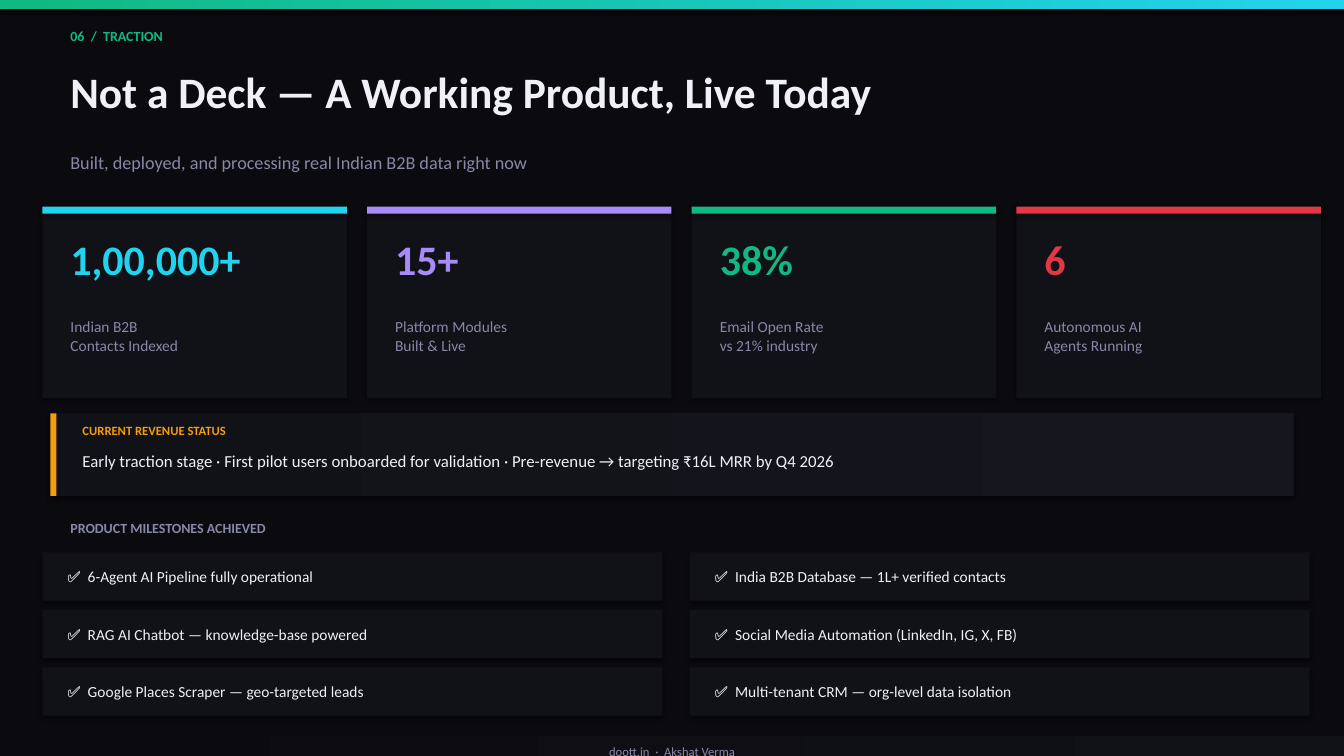
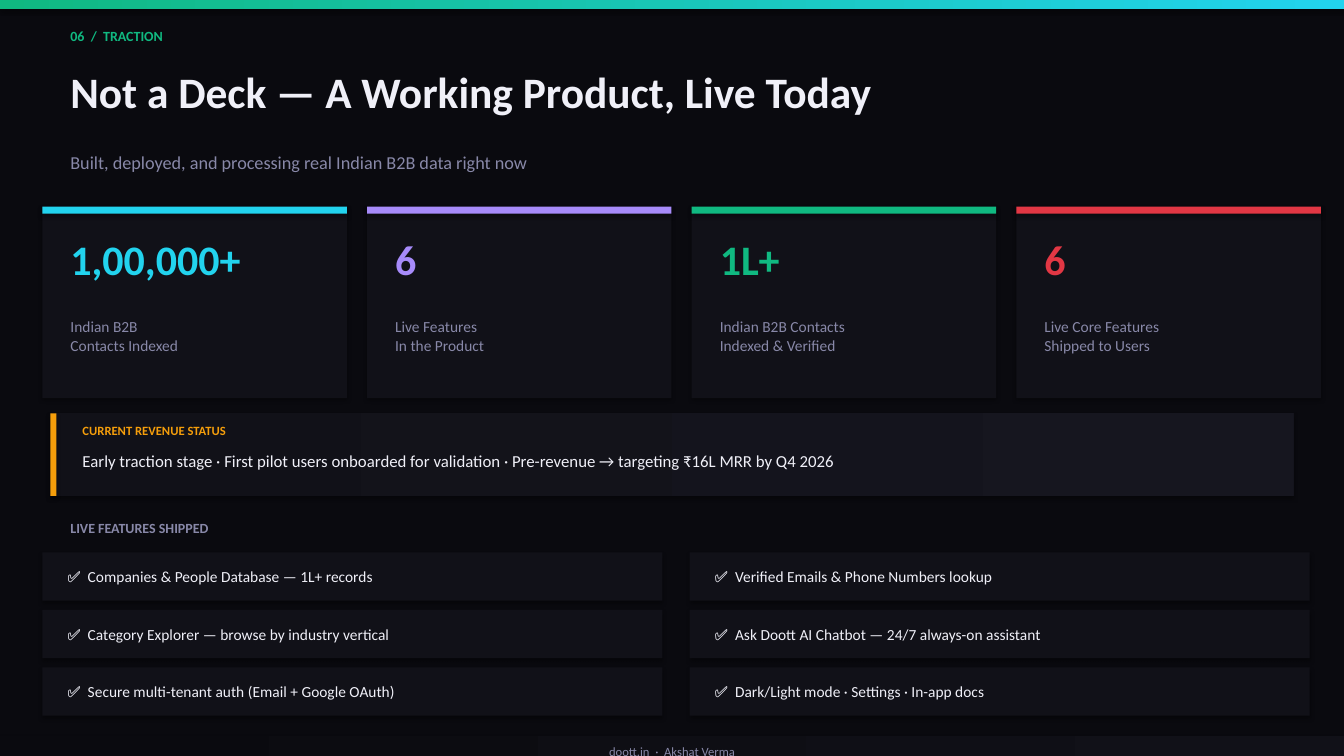
Before and after one commit to jaqyi-com/Leader-Backend, a slide deck: slide 7 of Doott_PitchDeck_UdbhavX2.pptx. Drawn at 1344x756 pixels with LibreOffice and Linux fonts; fonts in the diff are those of the drawing. Boxes give left, top, right and bottom in pixels: in the first picture for what was removed or moved away, otherwise in the second. Text is boxed around its words. In the diff, an @@ line names an element or a change of style, - is before the commit and + after.

```diff
--- a/Doott_PitchDeck_UdbhavX2.pptx
+++ b/Doott_PitchDeck_UdbhavX2.pptx
@@ text at (395,246,416,276): text changed @@
-15+
+6
@@ text at (720,247,780,275): text changed @@
-38%
+1L+
@@ text at (395,321,484,351): text changed @@
-Platform Modules
-Built & Live
+Live Features
+In the Product
@@ text at (720,321,844,351): text changed @@
-Email Open Rate
-vs 21% industry
+Indian B2B Contacts
+Indexed & Verified
@@ text at (1044,321,1159,354): text changed @@
-Autonomous AI
-Agents Running
+Live Core Features
+Shipped to Users
@@ text at (70,524,209,533): text changed @@
-PRODUCT MILESTONES ACHIEVED
+LIVE FEATURES SHIPPED
@@ text at (88,571,373,585): text changed @@
-✅ 6-Agent AI Pipeline fully operational
+✅ Companies & People Database — 1L+ records
@@ text at (735,571,992,585): text changed @@
-✅ India B2B Database — 1L+ verified contacts
+✅ Verified Emails & Phone Numbers lookup
@@ text at (88,629,389,643): text changed @@
-✅ RAG AI Chatbot — knowledge-base powered
+✅ Category Explorer — browse by industry vertical
@@ text at (735,629,1040,643): text changed @@
-✅ Social Media Automation (LinkedIn, IG, X, FB)
+✅ Ask Doott AI Chatbot — 24/7 always-on assistant
@@ text at (88,686,394,700): text changed @@
-✅ Google Places Scraper — geo-targeted leads
+✅ Secure multi-tenant auth (Email + Google OAuth)
@@ text at (735,686,984,700): text changed @@
-✅ Multi-tenant CRM — org-level data isolation
+✅ Dark/Light mode · Settings · In-app docs
```
Also in this commit, not shown: 1 other slide changed, 5 other files.
